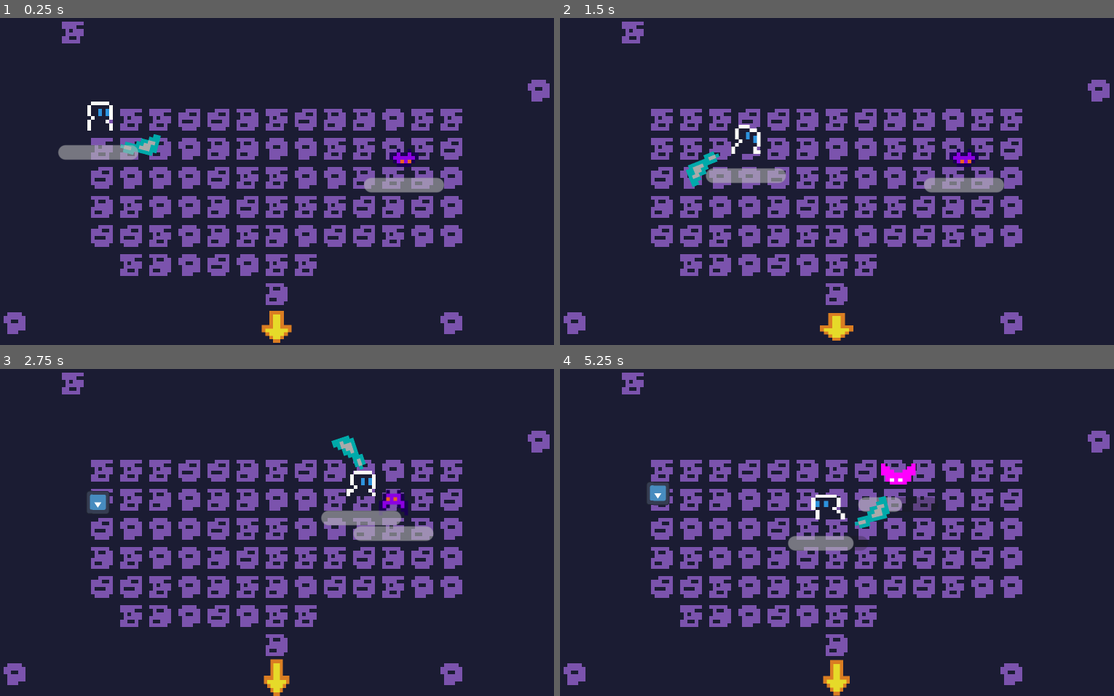
Above: before the commit, frames 1-4 (two rows, left to right).
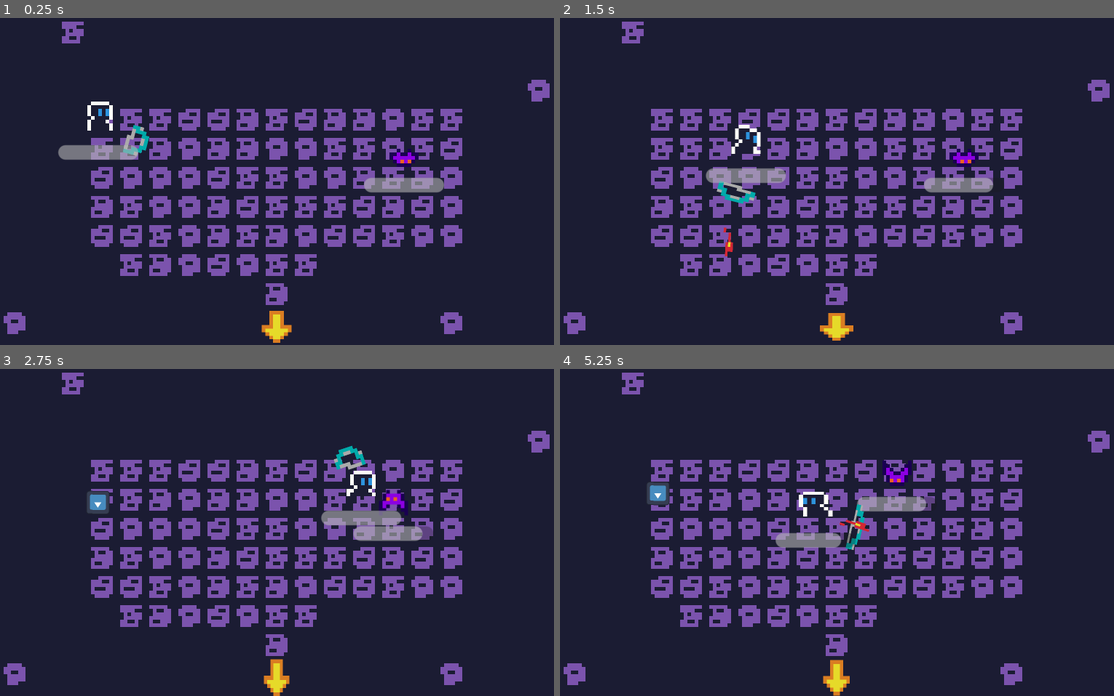
Above: after the commit, the same moments.

Repository: Renan-G-projec/DungeonWarrior
Game: Godot game, scene res://scenes/main.tscn
Two runs of this game, one before a commit and one after it. Both use one fixed random seed, a clock stepped at 60 frames per second and the inputs below. The engine's default icon, where the game draws it, is replaced by a stand-in: a white triangle on a blue panel in a dark square.
Inputs (mouse positions are in pixels of both pictures, inside the frame that each line leads up to):
- Up to frame 1 (0.25 s): no input
- Up to frame 2 (1.5 s): tap Enter (ui_accept) at 0.5, 0.77 s; move the mouse to (981, 165) at 0.52 s; hold D (walk_right) 0.53-1.28 s; tap E (Interact) at 0.6 s; click (981, 165) at 0.67 s; move the mouse to (737, 197) at 1.27 s; hold Down (ui_down) from 1.28 s (still down); click (737, 197) at 1.35 s
- Up to frame 3 (2.75 s): tap Enter (ui_accept) at 1.52 s; move the mouse to (349, 460) at 2.02 s; release Down (ui_down) at 2.03 s; hold D (walk_right) from 2.03 s (still down); tap Shift (dash) at 2.1 s
- Up to frame 4 (5.25 s): move the mouse to (820, 597) at 2.77 s; release D (walk_right) at 2.78 s; hold Up (ui_up) 2.78-3.53 s; tap Alt at 2.85 s; click (820, 597) at 2.92 s; tap Enter (ui_accept) at 3.02, 3.77, 4.52 s; move the mouse to (1025, 581) at 3.52 s; hold A (walk_left) 3.53-5.03 s; tap E (Interact) at 3.6 s; move the mouse to (676, 483) at 4.27 s; click (676, 483) at 4.35 s; move the mouse to (881, 532) at 5.02 s; hold Down (ui_down) from 5.03 s (still down); tap Shift (dash) at 5.1 s; click (881, 532) at 5.17 s

The runs differ from the first frame. In frame 1, 0.3% of the frame differs, in the area x 21-30%, y 32-43%; in frame 2, 0.7%; in frame 3, 0.4%; in frame 4, 1.8%, in the area x 38-67%, y 28-56%.

Commit message:
feat: Added wand basic bullet. AMDG

Diff:
--- a/features/enemies/bat.tscn
+++ b/features/enemies/bat.tscn
@@ -1,7 +1,7 @@
 [gd_scene format=3 uid="uid://depkumqctdya2"]
 
 [ext_resource type="Script" uid="uid://bk41y4twk0kt8" path="res://features/enemies/enemy_base.gd" id="1_5qp1t"]
-[ext_resource type="Texture2D" uid="uid://dloktptkc5rvd" path="res://features/enemies/ememies/bat.png" id="2_ps300"]
+[ext_resource type="Texture2D" uid="uid://dloktptkc5rvd" path="res://features/enemies/enemies/bat.png" id="2_ps300"]
 [ext_resource type="Script" uid="uid://c7gd8nrwsduhk" path="res://features/components/health_component.gd" id="3_cwv7e"]
 [ext_resource type="Script" uid="uid://bpb1sutj7mvtm" path="res://features/components/feel_component.gd" id="4_e2f2m"]
 [ext_resource type="Script" uid="uid://cwiu5p468npnt" path="res://features/components/knockback.gd" id="5_tde07"]
--- a/features/enemies/enemy_base.tscn
+++ b/features/enemies/enemy_base.tscn
@@ -158,7 +158,7 @@
 [sub_resource type="RectangleShape2D" id="RectangleShape2D_d1p6d"]
 size = Vector2(10, 10)
 
-[node name="EnemyBase" type="CharacterBody2D" unique_id=651179315]
+[node name="EnemyBase" type="CharacterBody2D" unique_id=651179315 groups=["enemy"]]
 y_sort_enabled = true
 collision_layer = 2
 collision_mask = 49
--- a/features/enemies/ghost.tscn
+++ b/features/enemies/ghost.tscn
@@ -1,13 +1,14 @@
 [gd_scene format=3 uid="uid://c2h4nhdibigug"]
 
 [ext_resource type="Script" uid="uid://bk41y4twk0kt8" path="res://features/enemies/enemy_base.gd" id="1_xphp3"]
-[ext_resource type="Texture2D" uid="uid://bsedhtyri2oav" path="res://features/enemies/ememies/ghost.png" id="2_1van2"]
+[ext_resource type="Texture2D" uid="uid://bsedhtyri2oav" path="res://features/enemies/enemies/ghost.png" id="2_1van2"]
 [ext_resource type="Script" uid="uid://c7gd8nrwsduhk" path="res://features/components/health_component.gd" id="3_2bdyy"]
 [ext_resource type="Script" uid="uid://bpb1sutj7mvtm" path="res://features/components/feel_component.gd" id="4_ypydx"]
 [ext_resource type="Script" uid="uid://cwiu5p468npnt" path="res://features/components/knockback.gd" id="5_2cts1"]
 [ext_resource type="Script" uid="uid://uwvi4yj2vmqk" path="res://features/components/shoot_component.gd" id="6_figya"]
 [ext_resource type="PackedScene" uid="uid://dc7ybwwl227dc" path="res://features/enemies/projectile.tscn" id="7_smrxp"]
 [ext_resource type="PackedScene" uid="uid://cr6e8ow0yxrfy" path="res://features/components/lifebar.tscn" id="8_xaude"]
+
 
 [sub_resource type="AtlasTexture" id="AtlasTexture_msyff"]
 atlas = ExtResource("2_1van2")
--- a/features/enemies/mushroom.tscn
+++ b/features/enemies/mushroom.tscn
@@ -1,13 +1,14 @@
 [gd_scene format=3 uid="uid://dgn7amf5jlfso"]
 
 [ext_resource type="Script" uid="uid://bk41y4twk0kt8" path="res://features/enemies/enemy_base.gd" id="1_nxvm5"]
-[ext_resource type="Texture2D" uid="uid://crw556fsdriyo" path="res://features/enemies/ememies/mushroom.png" id="2_cqner"]
+[ext_resource type="Texture2D" uid="uid://crw556fsdriyo" path="res://features/enemies/enemies/mushroom.png" id="2_cqner"]
 [ext_resource type="Script" uid="uid://c7gd8nrwsduhk" path="res://features/components/health_component.gd" id="3_yoc6d"]
 [ext_resource type="Script" uid="uid://bpb1sutj7mvtm" path="res://features/components/feel_component.gd" id="4_eyssa"]
 [ext_resource type="Script" uid="uid://cwiu5p468npnt" path="res://features/components/knockback.gd" id="5_hm7j4"]
 [ext_resource type="Script" uid="uid://uwvi4yj2vmqk" path="res://features/components/shoot_component.gd" id="6_l5eg2"]
 [ext_resource type="PackedScene" uid="uid://dc7ybwwl227dc" path="res://features/enemies/projectile.tscn" id="7_vqgh3"]
 [ext_resource type="PackedScene" uid="uid://cr6e8ow0yxrfy" path="res://features/components/lifebar.tscn" id="8_t5dbo"]
+
 
 [sub_resource type="AtlasTexture" id="AtlasTexture_bjtwk"]
 atlas = ExtResource("2_cqner")
--- a/features/enemies/sllime.tscn
+++ b/features/enemies/sllime.tscn
@@ -1,13 +1,14 @@
 [gd_scene format=3 uid="uid://bjl2iourvh2df"]
 
 [ext_resource type="Script" uid="uid://bk41y4twk0kt8" path="res://features/enemies/enemy_base.gd" id="1_4i6x1"]
-[ext_resource type="Texture2D" uid="uid://chnl7paxiseom" path="res://features/enemies/ememies/slime.png" id="2_qnquc"]
+[ext_resource type="Texture2D" uid="uid://chnl7paxiseom" path="res://features/enemies/enemies/slime.png" id="2_qnquc"]
 [ext_resource type="Script" uid="uid://c7gd8nrwsduhk" path="res://features/components/health_component.gd" id="3_7q2hn"]
 [ext_resource type="Script" uid="uid://bpb1sutj7mvtm" path="res://features/components/feel_component.gd" id="4_763tu"]
 [ext_resource type="Script" uid="uid://cwiu5p468npnt" path="res://features/components/knockback.gd" id="5_ogmke"]
 [ext_resource type="Script" uid="uid://uwvi4yj2vmqk" path="res://features/components/shoot_component.gd" id="6_kt6wg"]
 [ext_resource type="PackedScene" uid="uid://dc7ybwwl227dc" path="res://features/enemies/projectile.tscn" id="7_li5pk"]
 [ext_resource type="PackedScene" uid="uid://cr6e8ow0yxrfy" path="res://features/components/lifebar.tscn" id="8_1hu7m"]
+
 
 [sub_resource type="AtlasTexture" id="AtlasTexture_l0xxd"]
 atlas = ExtResource("2_qnquc")
--- a/features/map/rooms/room_1.tscn
+++ b/features/map/rooms/room_1.tscn
@@ -14,5 +14,5 @@
 rotation = 1.5707964
 target_scene = "uid://bkumstfib4vw0"
 
-[node name="Bat" parent="." index="3" unique_id=651179315 instance=ExtResource("3_be3bm")]
+[node name="Bat" parent="." index="3" unique_id=651179315 groups=["enemy"] instance=ExtResource("3_be3bm")]
 position = Vector2(111, 38)
--- /dev/null
+++ b/features/weapons/bullets/wand/wand_bullet.gd
@@ -0,0 +1,32 @@
+# Ad Maiorem Dei Gloriam!
+class_name WandBullet
+extends BulletBase
+
+enum BulletType {
+	FIRE,
+	PSYQUIC,
+	ICE
+}
+
+@export var type: BulletType = BulletType.PSYQUIC
+
+func _physics_process(delta: float) -> void:
+	# Psyquic ligerally follows the enemy
+	if type == BulletType.PSYQUIC:
+		var nearest_enemy: EnemyBase = null
+		for enemy in get_tree().get_nodes_in_group("enemy"):
+			if !(enemy is EnemyBase): continue
+			if !enemy: continue
+			if !nearest_enemy: nearest_enemy = enemy
+
+			var min_near_enemy_distance: float = global_position.distance_squared_to(nearest_enemy.global_position)
+			var current_enemy_distance: float = global_position.distance_squared_to(enemy.global_position)
+
+			if min_near_enemy_distance > current_enemy_distance:
+				nearest_enemy = enemy
+		if nearest_enemy:
+			var enemy_angle: float = (nearest_enemy.global_position - global_position).normalized().angle()
+			velocity = velocity.rotated((enemy_angle - velocity.angle()) * 0.01)
+			global_rotation = velocity.angle()
+
+	super._physics_process(delta)
--- /dev/null
+++ b/features/weapons/bullets/wand/wand_bullet.tscn
@@ -0,0 +1,16 @@
+[gd_scene format=3 uid="uid://b3xoj5s42yyel"]
+
+[ext_resource type="PackedScene" uid="uid://hjqp6neu5qh2" path="res://features/weapons/bullets/bullet_base.tscn" id="1_34o4i"]
+[ext_resource type="Texture2D" uid="uid://cax3k7hm8v36u" path="res://features/weapons/bullets/wand/wand_bullet.png" id="2_e1w2c"]
+[ext_resource type="Script" uid="uid://brmro2rtuetsb" path="res://features/weapons/bullets/wand/wand_bullet.gd" id="2_qtvb0"]
+
+[node name="WandBullet" unique_id=631913319 instance=ExtResource("1_34o4i")]
+collision_mask = 18
+script = ExtResource("2_qtvb0")
+type = 1
+damage = 4.0
+
+[node name="Sprite2D" parent="." index="1" unique_id=19741843]
+scale = Vector2(1, 1)
+texture = ExtResource("2_e1w2c")
+hframes = 5
--- a/project.godot
+++ b/project.godot
@@ -43,6 +43,7 @@
 [global_group]
 
 player=""
+enemy=""
 
 [input]
 
--- a/scenes/main.tscn
+++ b/scenes/main.tscn
@@ -3,7 +3,8 @@
 [ext_resource type="Script" uid="uid://dftg4lre5dobe" path="res://scenes/main.gd" id="1_o5qli"]
 [ext_resource type="PackedScene" uid="uid://dn1dfydjjjmu4" path="res://features/player/player.tscn" id="2_0wfyh"]
 [ext_resource type="PackedScene" uid="uid://hbugebch8c06" path="res://features/map/rooms/room_1.tscn" id="2_jyhfs"]
-[ext_resource type="PackedScene" uid="uid://dn87535agm6jo" path="res://features/weapons/weapons/sword.tscn" id="4_jyhfs"]
+[ext_resource type="PackedScene" uid="uid://ekpvivw2k8ru" path="res://features/weapons/weapons/bow.tscn" id="4_tbgi4"]
+[ext_resource type="PackedScene" uid="uid://b3xoj5s42yyel" path="res://features/weapons/bullets/wand/wand_bullet.tscn" id="5_tbgi4"]
 
 [node name="Main" type="Node2D" unique_id=450768612 node_paths=PackedStringArray("current_room")]
 script = ExtResource("1_o5qli")
@@ -14,8 +15,9 @@
 [node name="Player" parent="." unique_id=2017001837 node_paths=PackedStringArray("weapon") instance=ExtResource("2_0wfyh")]
 unique_name_in_owner = true
 position = Vector2(27, 31)
-weapon = NodePath("sword")
+weapon = NodePath("Bow")
 
-[node name="sword" parent="Player" unique_id=767143745 instance=ExtResource("4_jyhfs")]
+[node name="Bow" parent="Player" unique_id=148830378 instance=ExtResource("4_tbgi4")]
+bullet = ExtResource("5_tbgi4")
 
 [connection signal="gameover" from="Player" to="." method="_on_player_gameover"]
Renamed: features/enemies/ememies/Sprite-0002.ase -> features/enemies/enemies/Sprite-0002.ase
Renamed: features/enemies/ememies/bat.png -> features/enemies/enemies/bat.png
Not shown, changed: features/enemies/enemies/bat.png.import
Renamed: features/enemies/ememies/ghost.png -> features/enemies/enemies/ghost.png
Not shown, changed: features/enemies/enemies/ghost.png.import
Renamed: features/enemies/ememies/mushroom.png -> features/enemies/enemies/mushroom.png
Not shown, changed: features/enemies/enemies/mushroom.png.import
Renamed: features/enemies/ememies/slime.png -> features/enemies/enemies/slime.png
Not shown, changed: features/enemies/enemies/slime.png.import
Not shown, added: features/weapons/bullets/wand/wand_bullet.gd.uid
